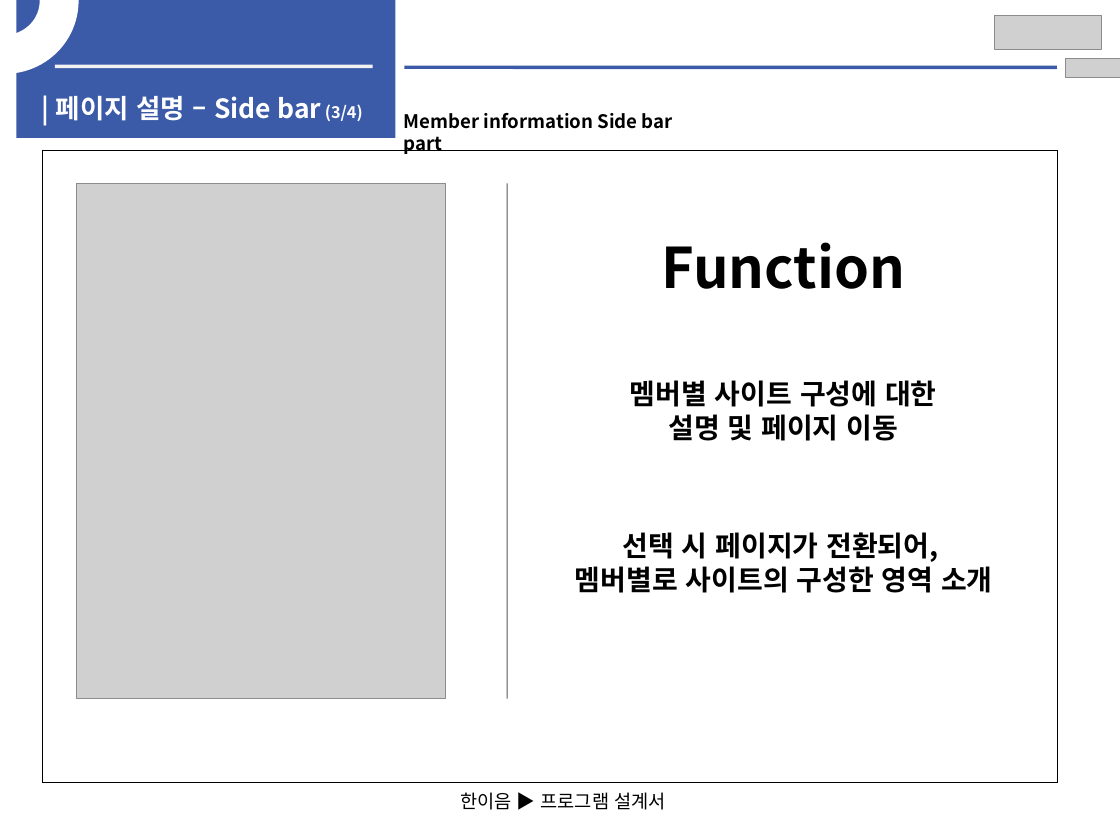
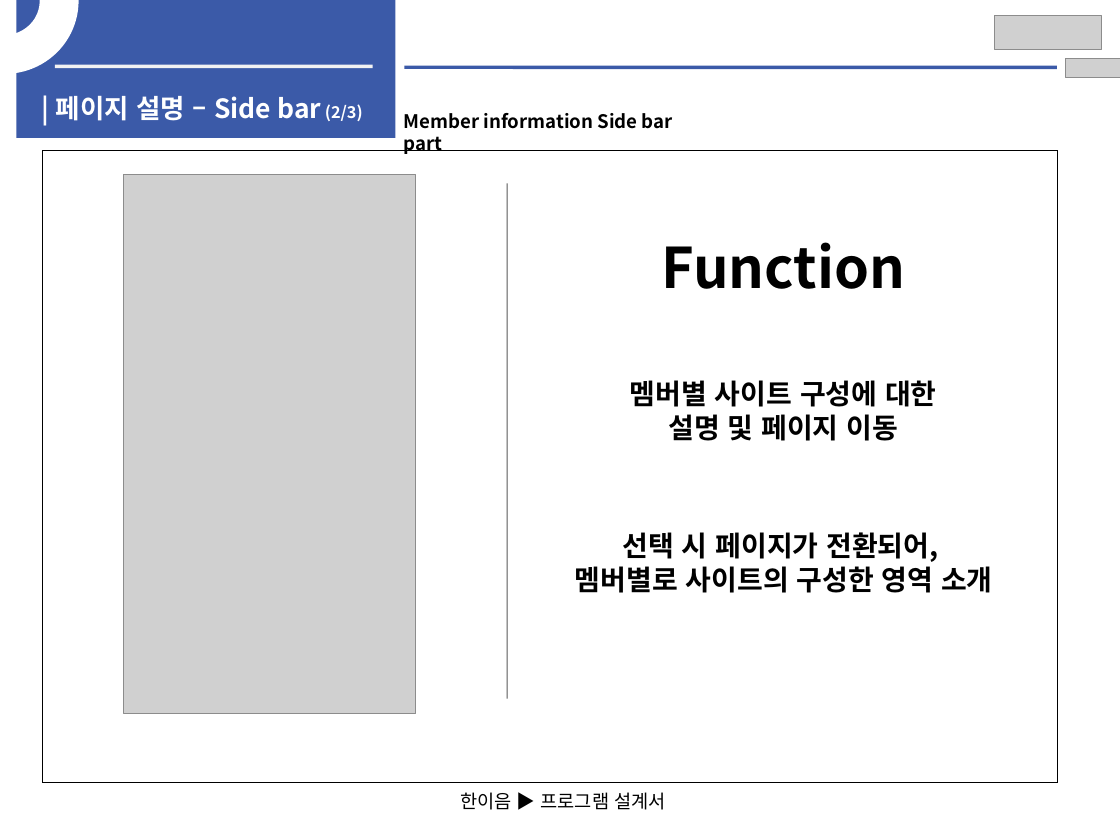
Before and after one commit to EOTAEGYU/Hanium_hy-cloud, a slide deck: slide 22 of 공모전 보고서/공모전 2차/2차 SW개발_HW제작설계서_응용소프트웨어(Hy-cloud).pptx (slide 23 before the commit). Drawn at 1120x840 pixels with LibreOffice and Linux fonts; fonts in the diff are those of the drawing; grey boxes stand for pictures. Boxes give left, top, right and bottom in pixels: in the first picture for what was removed or moved away, otherwise in the second. Text is boxed around its words. In the diff, an @@ line names an element or a change of style, - is before the commit and + after.

```diff
--- a/공모전 보고서/공모전 2차/2차 SW개발_HW제작설계서_응용소프트웨어(Hy-cloud).pptx
+++ b/공모전 보고서/공모전 2차/2차 SW개발_HW제작설계서_응용소프트웨어(Hy-cloud).pptx
@@ text at (56, 96, 363, 121): text changed @@
-| 페이지 설명 – Side bar (3/4)
+| 페이지 설명 – Side bar (2/3)
@@ picture: place and size @@
-picture at (77, 184, 446, 698)
+picture at (123, 175, 416, 715)
```
Also in this commit, not shown: 6 other slides changed, 1 slide removed, 5 other files.
